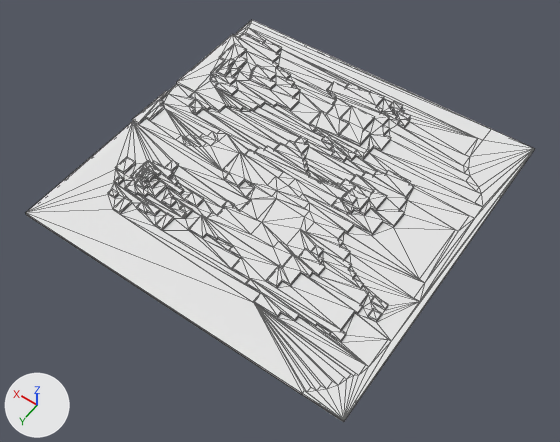
Two versions of the OBJ model GameJam2020/Assets/Models/world/LeftWorld.obj, one commit apart.
Both versions are drawn from a 50 mm lens placed at (-100.2, 145.4, 203.7), pointed at (-4.5, 11.4, -6.8). The lights are fixed; the arrows at lower left show +X, +Y and +Z. Mesh edges are drawn as thin lines. Where no turn or scale is listed for an object, it has been applied to the vertices. Vertices at the same position are counted once.

Objects in the first picture: 'LeftWorld'.
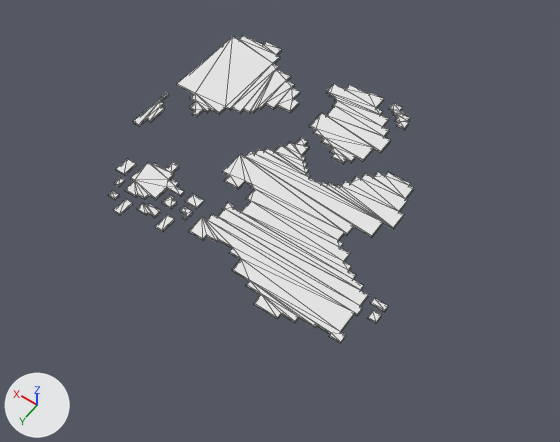
The change, as a list of edits to the scene's bpy script:
```text
Change me_leftworld:
    used by ob_leftworld; location = (0.0, 0.0, 0.0)
    remove me_leftworld.from_pydata(...)  # 1342 vertices, 2680 faces; spans x -63.0..63.0, y -63.0..63.0, z 0.0..5.0
    add me_leftworld.from_pydata(...)  # 604 vertices, 1140 faces; spans x -54.0..63.0, y -55.0..47.0, z 0.0..1.0
    me_leftworld part 1: 738 vertices removed from x -63.0..63.0, y -63.0..63.0, z 0.0..5.0
```

Pixel boxes [x1, y1, x2, y2] of what changed, in the pictures (560 x 442 px):
'LeftWorld', reshaped (40% narrower, 23% shorter)
    before: [26, 20, 534, 422]
    after: [108, 35, 414, 344]
part 1 of me_leftworld, deleted
    before: [26, 20, 534, 422]
